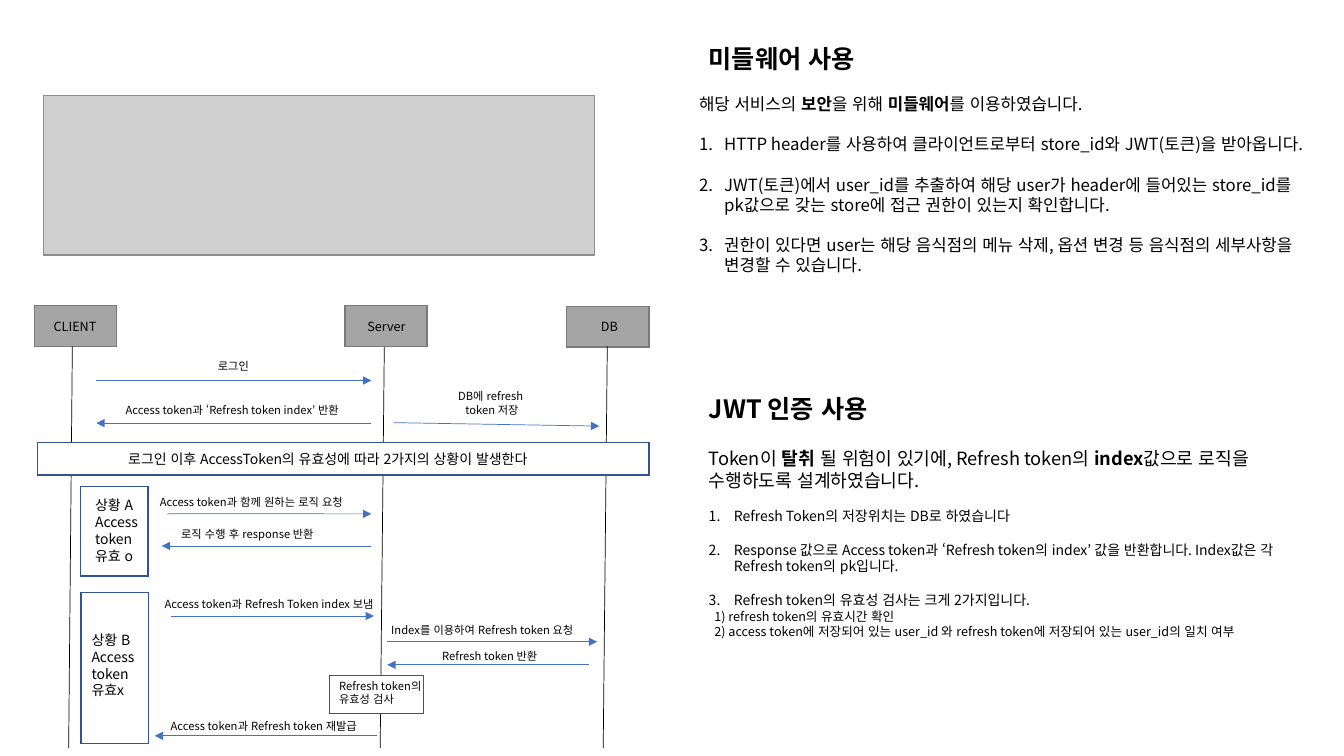
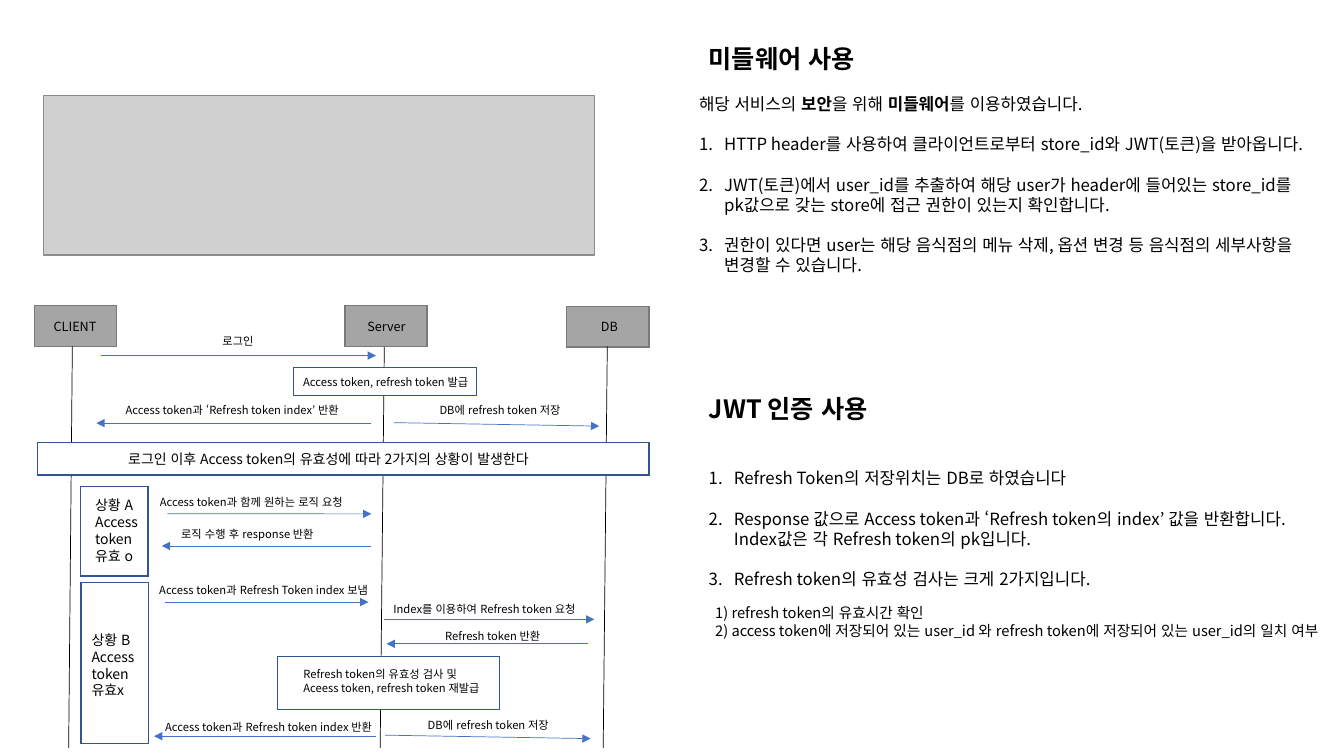
Before and after one commit to ohjinhokor/PortFolio, a slide deck: slide 3 of 오진호 포토폴리오.pptx. Drawn at 1344x756 pixels with LibreOffice and Linux fonts; fonts in the diff are those of the drawing; grey boxes stand for pictures; background and template pictures are left out. Boxes give left, top, right and bottom in pixels: in the first picture for what was removed or moved away, otherwise in the second. Text is boxed around its words. In the diff, an @@ line names an element or a change of style, - is before the commit and + after.

```diff
--- a/오진호 포토폴리오.pptx
+++ b/오진호 포토폴리오.pptx
@@ arrow moved from (97, 381) - (372, 381) to (101, 356) - (376, 356) @@
@@ text "로그인": place and size @@
-text "로그인" at <box>218,361,249,371</box>
+text "로그인" at <box>222,335,253,346</box>
@@ rectangle added at <box>293,368,477,395</box>, fill #FFFFFF, outline #325491 1 pt @@
@@ text added at <box>303,376,469,388</box>, 8 pt, text #000000 @@
+Access token, refresh token 발급
@@ text at <box>440,404,561,415</box>: text changed @@
-DB에 refresh
-token 저장
+DB에 refresh token 저장
@@ text "Refresh Token의 저장위치는 DB로 하였습니다" at <box>715,470,1318,639</box>: size 10 to 12 pt in "Refresh Token의 저장위치는 DB로 하였습니다", "Response 값으로 Access token과 ‘Refresh token의 index’ ...", "Refresh token의 유효성 검사는 크게 2가지입니다."; size 9 to 10.5 pt in "1) refresh token의 유효시간 확인", "2) access token에 저장되어 있는 user_id 와 ..." @@
@@ text at <box>709,449,1249,489</box>: paragraph removed @@
-Token이 탈취 될 위험이 있기에, Refresh token의 index값으로 로직을 수행하도록 설계하였습니다.
@@ text at <box>128,452,528,465</box>: text changed @@
-로그인 이후 AccessToken의 유효성에 따라 2가지의 상황이 발생한다
+로그인 이후 Access token의 유효성에 따라 2가지의 상황이 발생한다
@@ rectangle: place and size @@
-rectangle at <box>81,593,148,744</box>
+rectangle at <box>81,583,148,744</box>
@@ text "Access token과 Refresh Token index ...": place and size @@
-text "Access token과 Refresh Token index ..." at <box>165,598,374,609</box>
+text "Access token과 Refresh Token index ..." at <box>159,585,368,595</box>
@@ text "Index를 이용하여 Refresh token 요청": place and size @@
-text "Index를 이용하여 Refresh token 요청" at <box>391,624,574,635</box>
+text "Index를 이용하여 Refresh token 요청" at <box>393,603,576,614</box>
@@ arrow moved from (170, 616) - (374, 616) to (165, 602) - (369, 602) @@
@@ arrow moved from (387, 642) - (597, 642) to (384, 620) - (595, 620) @@
@@ text "Refresh token 반환": place and size @@
-text "Refresh token 반환" at <box>442,650,538,661</box>
+text "Refresh token 반환" at <box>445,630,541,641</box>
@@ rectangle: place and size @@
-rectangle at <box>330,676,424,713</box>
+rectangle at <box>277,656,499,710</box>
@@ arrow moved from (589, 665) - (387, 665) to (589, 644) - (386, 644) @@
@@ text at <box>303,668,480,694</box>: text changed @@
-Refresh token의
-유효성 검사
+Refresh token의 유효성 검사 및
+Aceess token, refresh token 재발급
@@ text added at <box>428,719,549,730</box>, 8 pt, text #000000 @@
+DB에 refresh token 저장
@@ text at <box>165,721,372,732</box>: text changed @@
-Access token과 Refresh token 재발급
+Access token과 Refresh token index 반환
@@ arrow added from (385, 735) to (591, 739), #4472C4 0.5 pt @@
```
Also in this commit, not shown: 1 other file.
